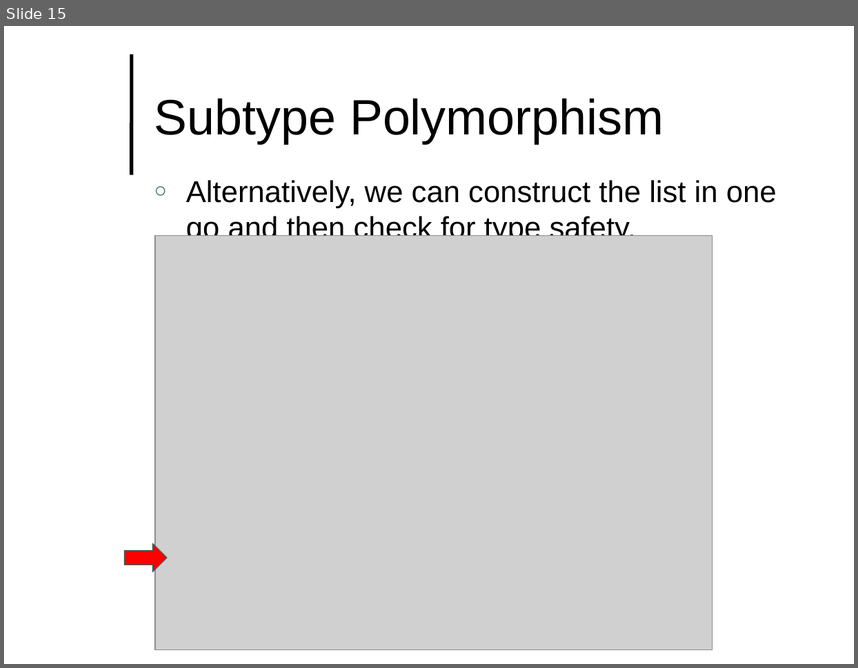
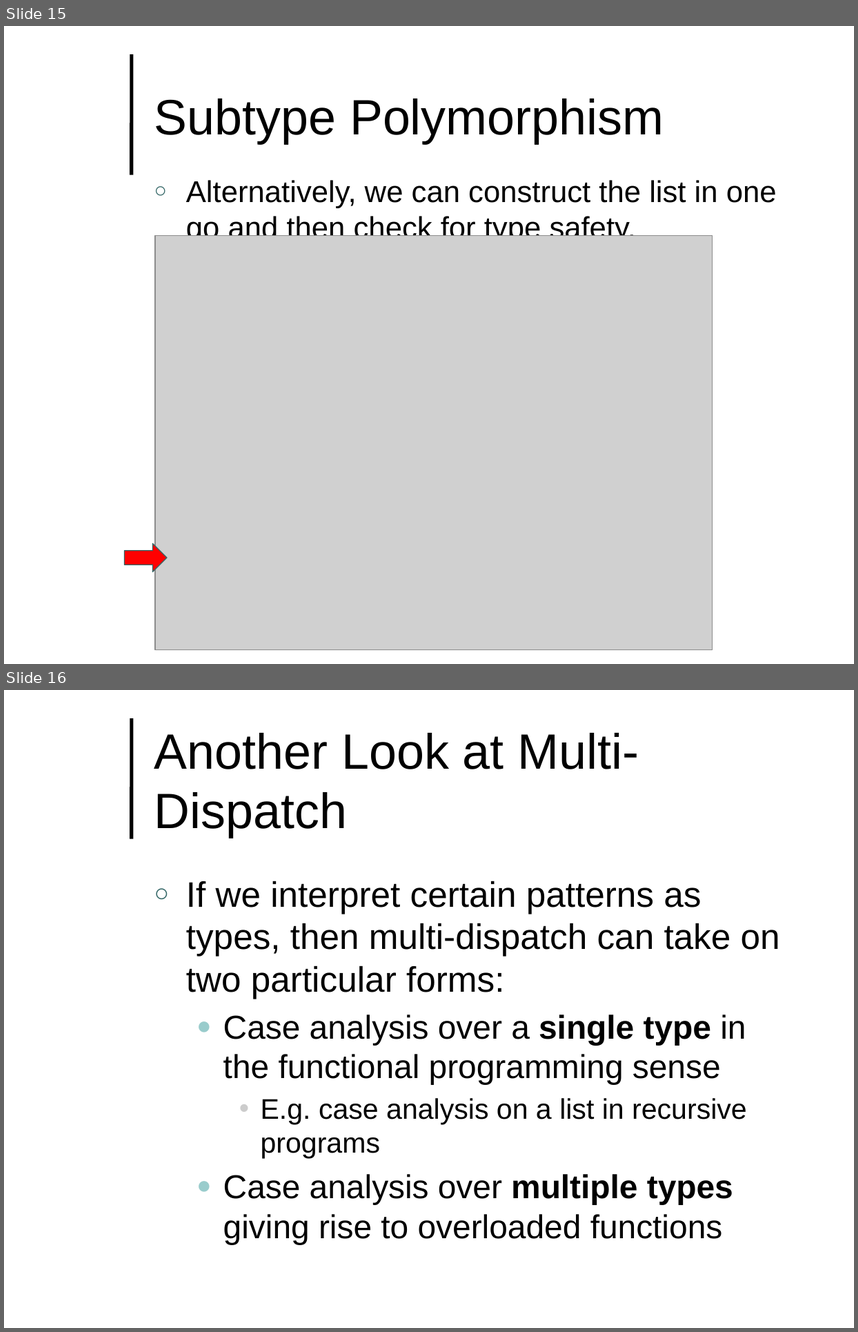
Before and after one commit to lutzhamel/CSC493, a slide deck: notes/csc493-ln016.pptx. Shown one above the other, each under a label of ours: slide 15 before the commit, slides 15 and 16 after it. The pictures are 858x668 and 858x1332 pixels, drawn with LibreOffice and Linux fonts; fonts in the diff are those of the drawing; grey boxes stand for pictures; background and template pictures are left out. Boxes give left, top, right and bottom in pixels: in the first picture for what was removed or moved away, otherwise in the second. Text is boxed around its words. In the diff, an @@ line names an element or a change of style, - is before the commit and + after.

```diff
--- a/notes/csc493-ln016.pptx
+++ b/notes/csc493-ln016.pptx
@@ slide 16 added at [4, 690, 854, 1328], background #FFFFFF; not listed: 1 template element that a slide beside it also shows @@
@@ title added at [154, 733, 639, 837], 42 pt, text #000000 @@
+Another Look at Multi-Dispatch
@@ text added at [186, 880, 780, 1244], 28 pt, text #000000 @@
+○ If we interpret certain patterns as types, then multi-dispatch can take on two particular forms:
+  ● Case analysis over a single type in the functional programming sense
+    • E.g. case analysis on a list in recursive programs
+  ● Case analysis over multiple types giving rise to overloaded functions
```
Also in this commit, not shown: 2 other slides added, 3 other files.
